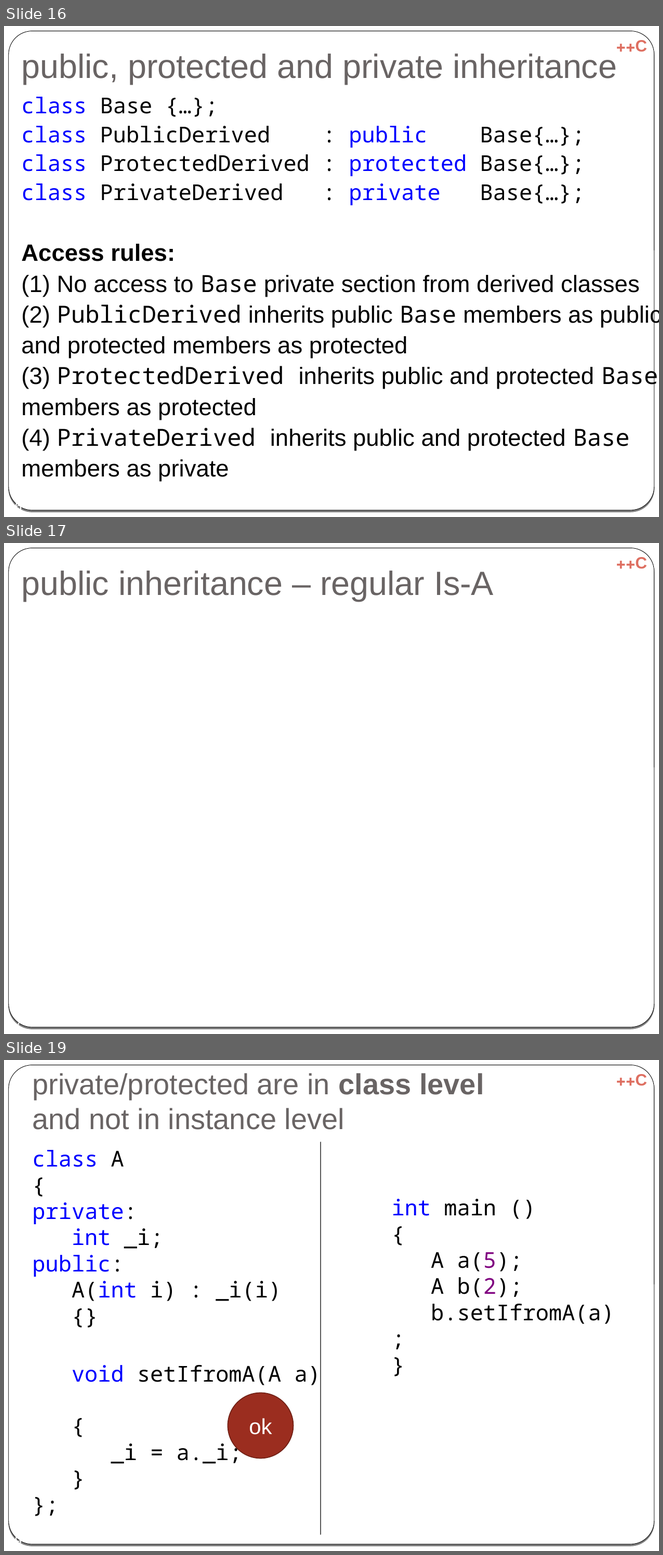
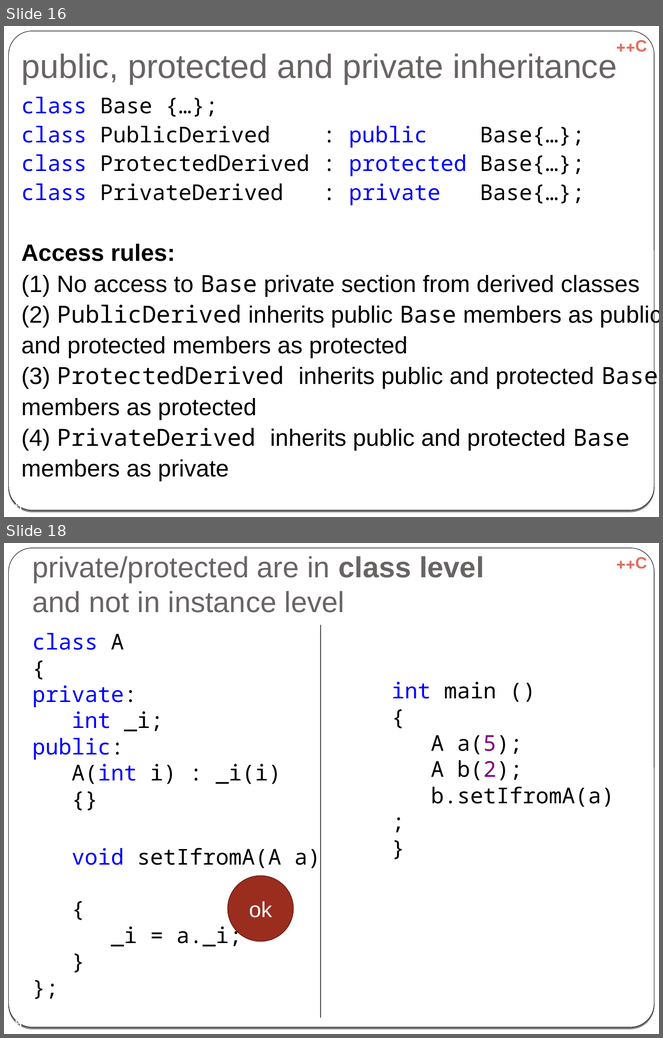
Before and after one commit to cpp-at-ariel/cpp-5778, a slide deck: week06-inheritance/slides-inheritance.odp. Shown one above the other, each under a label of ours: slides 16, 17 and 19 before the commit, slides 16 and 18 after it; the slides between them are not shown. The pictures are 663x1555 and 663x1038 pixels, drawn with LibreOffice and Linux fonts; fonts in the diff are those of the drawing. Boxes give left, top, right and bottom in pixels: in the first picture for what was removed or moved away, otherwise in the second. Text is boxed around its words. In the diff, an @@ line names an element or a change of style, - is before the commit and + after.

```diff
--- a/week06-inheritance/slides-inheritance.odp
+++ b/week06-inheritance/slides-inheritance.odp
@@ slide 17 removed at (x1=4, y1=543, x2=659, y2=1034), background gradient #000000 to #FFFFFF; not listed: 3 template elements that a slide beside it also shows @@
@@ title removed at (x1=21, y1=571, x2=494, y2=601) @@
-public inheritance – regular Is-A
@@ page number removed at (x1=8, y1=1018, x2=22, y2=1027) @@
-17
@@ what was slide 19 is now slide 18 @@
@@ page number at (x1=8, y1=1018, x2=22, y2=1027): text changed @@
-19
+18
```
Also in this commit, not shown: 1 slide added, 1 other slide removed, 17 other files.
